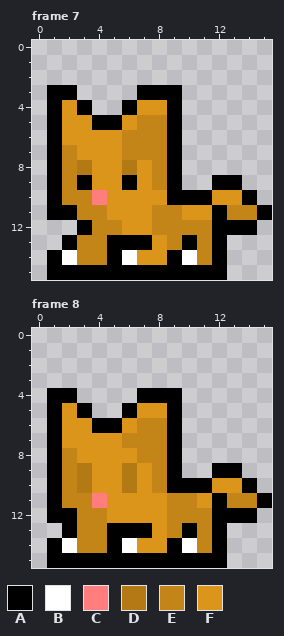
File history of a pixel-art file, Assets/Sprites/Cat/Cat_Brown/cat_goes_to_sleep.aseprite. The picture above was drawn from the file before the commit.
16x16 pixels, 8 frames. Shown: frame 7, frame 8. The commit also changed other frames, which this record leaves out.
Palette (. is transparent): A #000000  B #ffffff  C #ff7d7d  D #b37915  E #c48518  F #db951a
Pixels before, frame 7, first column x 1:
 3 AA....AAA......
 4 AFA..AFFA......
 5 AFFAAFEEA......
 6 AFFFFEEEA......
 7 AEFFFEEEA......
 8 AEDFFDFEA......
 9 AEAFFAFEA..AA..
10 AEECFFFFAAAFFA.
11 AAEEFFFEEFFAEEA
12 ..AEEFFEEEEAAA.
13 .AEEAAAFEAEA...
14 ABEEABFFABEA...
15 AAAAAAAAAAAA...
Pixels before, frame 8, first column x 1:
 4 AA....AAA......
 5 AFA..AFFA......
 6 AFFAAFEEA......
 7 AFFFFEEEA......
 8 AEFFFFEEA......
 9 AEDFFDFEA..AA..
10 AEDFFDFEAAAFFA.
11 AEECFFFFEEFAEEA
12 AAEEFFFFEEEAAA.
13 .AEEAAAFEAEA...
14 ABEEABFFABEA...
15 AAAAAAAAAAAA...
The same view after the edit:
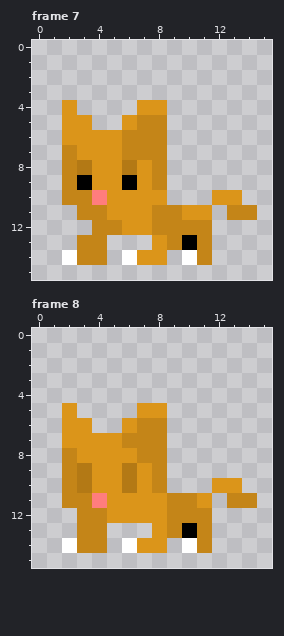
What changed:
Frame 7:
The edit erases colour A in row 3 at x 1 to 2 and 7 to 9; in row 4 at x 1, 3, 6 and 9; in row 5 at x 1, 4 to 5 and 9; in rows 6 to 8 at x 1 and 9; in row 9 at x 1, 9 and 12 to 13; in row 10 at x 1, 9 to 11 and 14.
The edit erases colour A in row 11 at x 1 to 2, 12 and 15; in row 12 at x 3 and 12 to 14; in row 13 at x 2, 5 to 7 and 12; in row 14 at x 1, 5, 9 and 12; in row 15 at x 1 to 12.
Frame 8:
The edit erases colour A in row 4 at x 1 to 2 and 7 to 9; in row 5 at x 1, 3, 6 and 9; in row 6 at x 1, 4 to 5 and 9; in rows 7 to 8 at x 1 and 9; in row 9 at x 1, 9 and 12 to 13; in row 10 at x 1, 9 to 11 and 14.
The edit erases colour A in row 11 at x 1, 12 and 15; in row 12 at x 1 to 2 and 12 to 14; in row 13 at x 2, 5 to 7 and 12; in row 14 at x 1, 5, 9 and 12; in row 15 at x 1 to 12.
